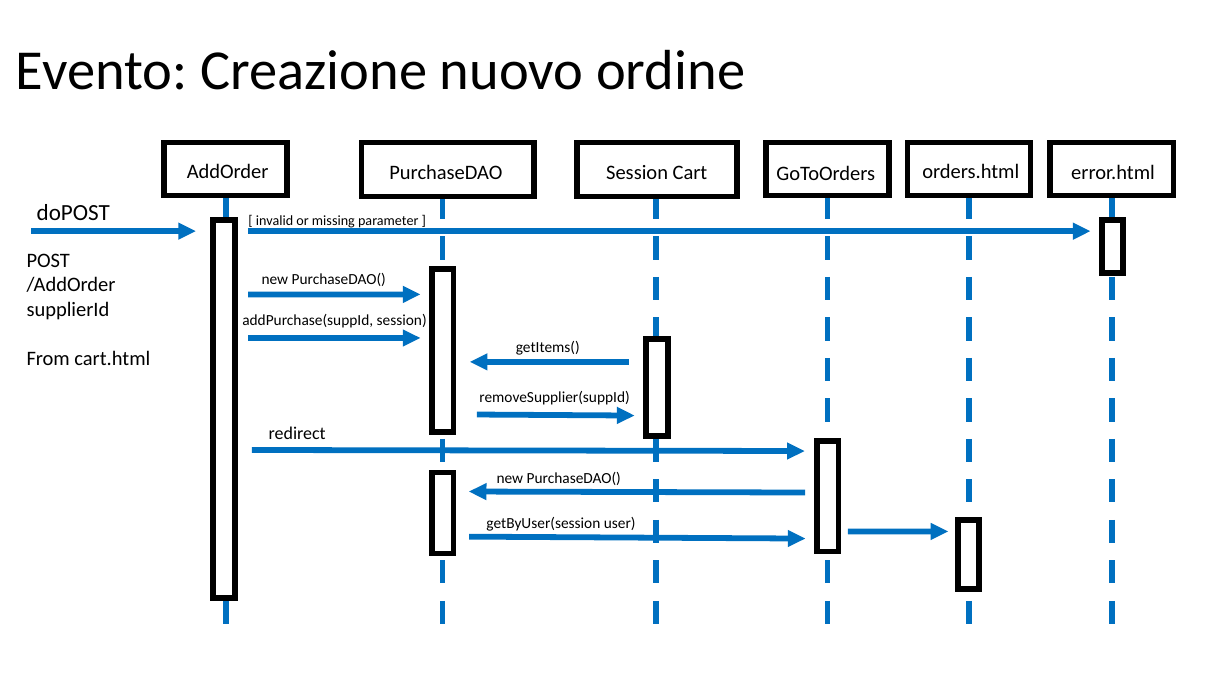
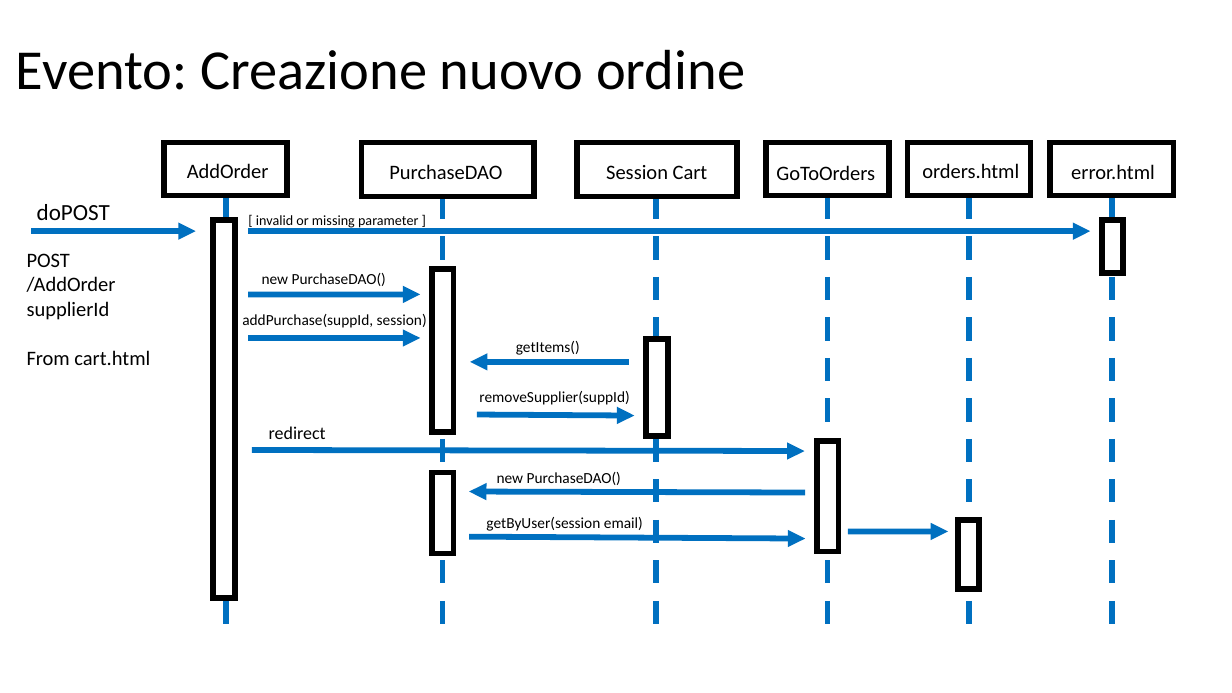
Before and after one commit to NicoleFilippi/Progetto_TIW_Polimi_2023, a slide deck: slide 13 of deliverables/DOCUMENTAZIONE.pptm. Drawn at 1232x693 pixels with LibreOffice and Linux fonts; fonts in the diff are those of the drawing. Boxes give left, top, right and bottom in pixels: in the first picture for what was removed or moved away, otherwise in the second. Text is boxed around its words. In the diff, an @@ line names an element or a change of style, - is before the commit and + after.

```diff
--- a/deliverables/DOCUMENTAZIONE.pptm
+++ b/deliverables/DOCUMENTAZIONE.pptm
@@ text at [486,517,643,531]: text changed @@
-getByUser(session user)
+getByUser(session email)
```
Also in this commit, not shown: 5 other slides changed, 17 other files.
